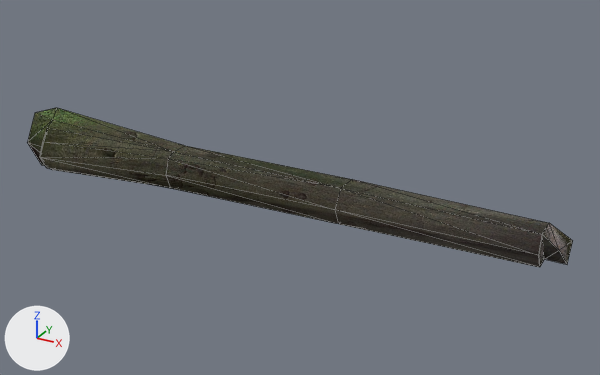
Renders of the glTF model assets/models/KM_ITMW_010_1H_CLUB_02.glb from each side of a commit.
Both versions are drawn from a 50 mm lens placed at (0.335, -0.805, 0.409), pointed at (-0.114, 0.01, 0.002). The axes (+X, +Y, +Z) are drawn at lower left. The lights are the same throughout. Mesh edges are drawn as thin lines.
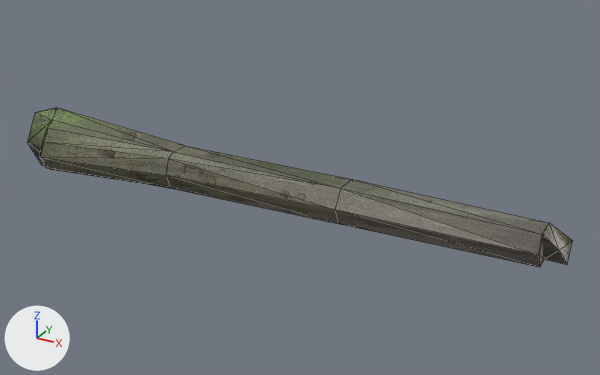
Where the change shows, as pixel boxes (x1, y1, x2, y2) in the pictures (600 x 375 px):
'Mesh', surface changed: (27, 108, 573, 267) in both

The change, as a list of edits to the scene's bpy script:
```text
Add img_nw_nature_bark_05_1:
    img_nw_nature_bark_05_1 = load_image('NW_Nature_Bark_05', '_unpacked/NW_Nature_Bark_05', 256, 1024, 'sRGB')
Change mat_nw_nature_bark_05:
    mat_nw_nature_bark_05.metallic: 1.0 -> 0.0
    mat_nw_nature_bark_05.roughness: 1.0 -> 0.5
    mat_nw_nature_bark_05.texture: img_nw_nature_bark_05 -> img_nw_nature_bark_05_1
```
